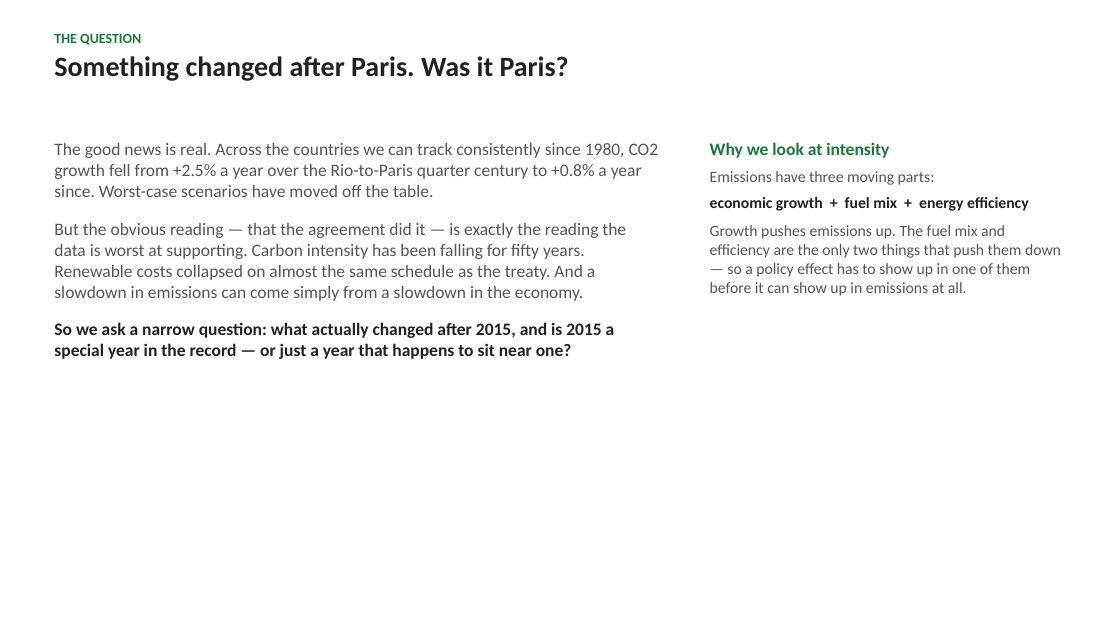
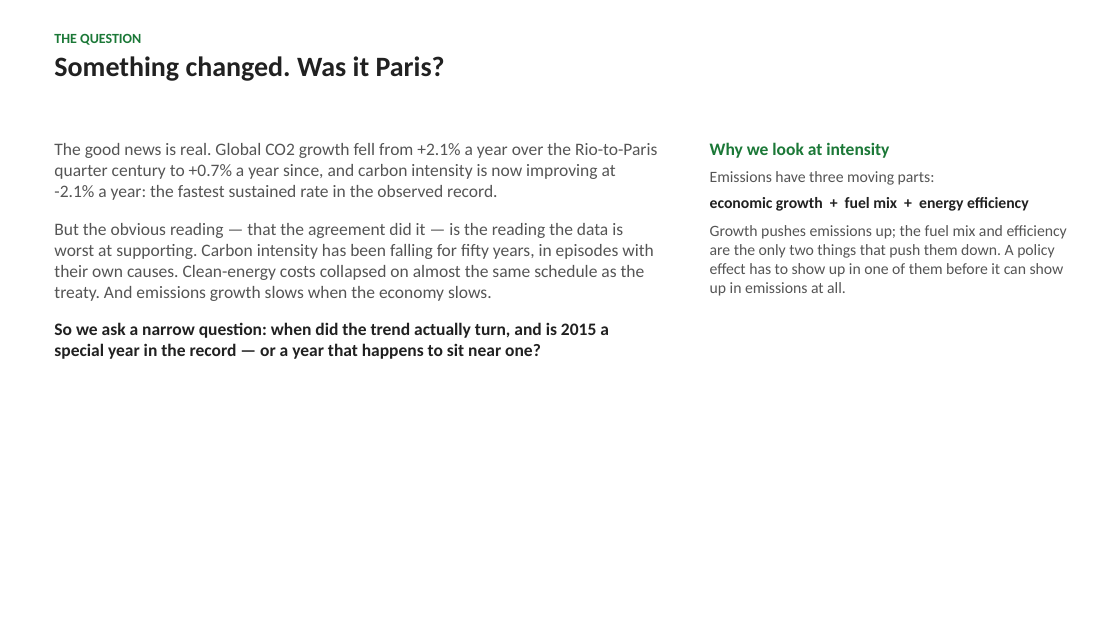
Before and after one commit to cwejnert/HDI-Happiness, a slide deck: slide 2 of carbon_breakpoints_takeaway_figures/paris_at_ten_world_deck.pptx. Drawn at 1120x630 pixels with LibreOffice and Linux fonts; fonts in the diff are those of the drawing. Boxes give left, top, right and bottom in pixels: in the first picture for what was removed or moved away, otherwise in the second. Text is boxed around its words. In the diff, an @@ line names an element or a change of style, - is before the commit and + after.

```diff
--- a/carbon_breakpoints_takeaway_figures/paris_at_ten_world_deck.pptx
+++ b/carbon_breakpoints_takeaway_figures/paris_at_ten_world_deck.pptx
@@ text at bbox=[54, 56, 445, 81]: text changed @@
-Something changed after Paris. Was it Paris?
+Something changed. Was it Paris?
@@ text at bbox=[54, 143, 657, 359]: text changed @@
-The good news is real. Across the countries we can track consistently since 1980, CO2 growth fell from +2.5% a year over the Rio-to-Paris quarter century to +0.8% a year since. Worst-case scenarios have moved off the table.
-But the obvious reading — that the agreement did it — is exactly the reading the data is worst at supporting. Carbon intensity has been falling for fifty years. Renewable costs collapsed on almost the same schedule as the treaty. And a slowdown in emissions can come simply from a slowdown in the economy.
-So we ask a narrow question: what actually changed after 2015, and is 2015 a special year in the record — or just a year that happens to sit near one?
+The good news is real. Global CO2 growth fell from +2.1% a year over the Rio-to-Paris quarter century to +0.7% a year since, and carbon intensity is now improving at -2.1% a year: the fastest sustained rate in the observed record.
+But the obvious reading — that the agreement did it — is the reading the data is worst at supporting. Carbon intensity has been falling for fifty years, in episodes with their own causes. Clean-energy costs collapsed on almost the same schedule as the treaty. And emissions growth slows when the economy slows.
+So we ask a narrow question: when did the trend actually turn, and is 2015 a special year in the record — or a year that happens to sit near one?
@@ text at bbox=[710, 225, 1067, 296]: text changed @@
-Growth pushes emissions up. The fuel mix and efficiency are the only two things that push them down — so a policy effect has to show up in one of them before it can show up in emissions at all.
+Growth pushes emissions up; the fuel mix and efficiency are the only two things that push them down. A policy effect has to show up in one of them before it can show up in emissions at all.
```
Also in this commit, not shown: 6 other slides changed, 4 slides added, 5 slides removed, 15 other files.
